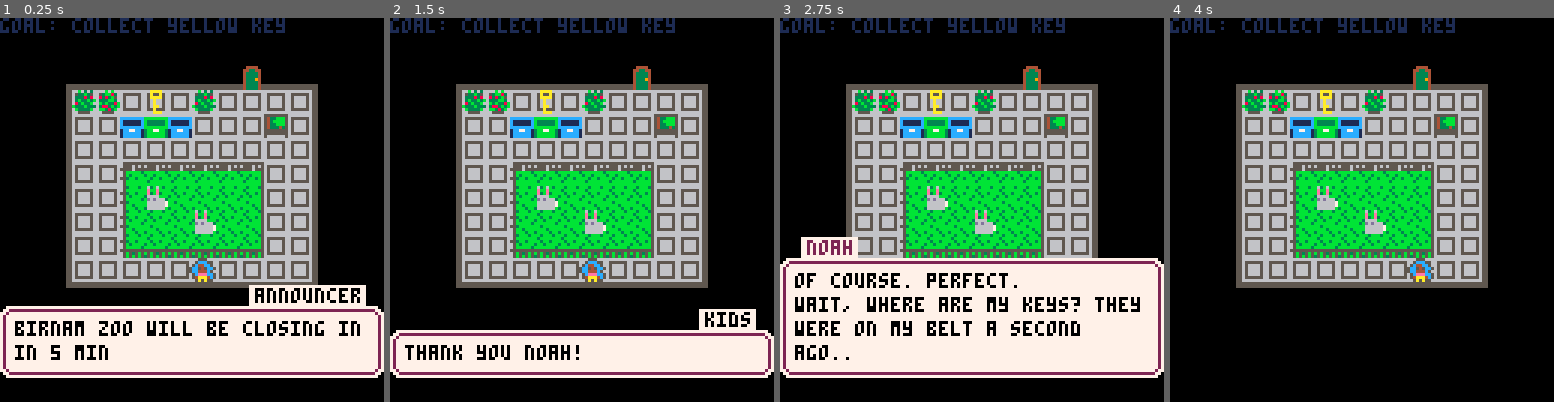
Above: before the commit, frames 1-4 (left to right).
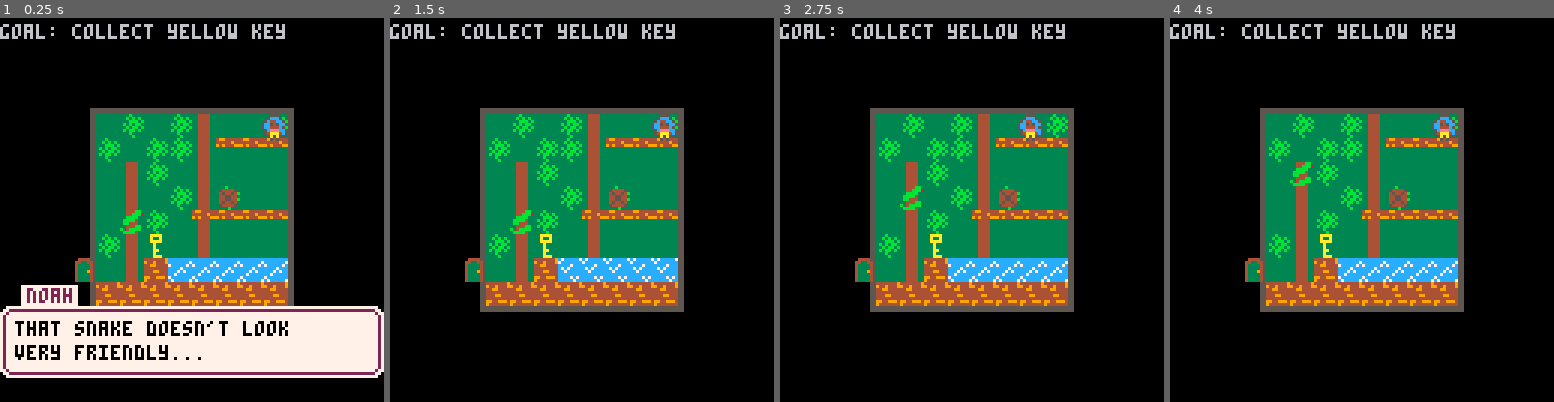
Above: after the commit, the same moments.

Repository: avalkyrie/zoo-game
Game: PICO-8 cartridge zoo.p8
Two runs of this game, one before a commit and one after it. Both use one fixed random seed, a clock stepped at 60 frames per second and the inputs below.
Inputs:
- Up to frame 1 (0.25 s): no input
- Up to frame 2 (1.5 s): tap O (Z key) at 0.33, 0.7, 1.43 s; tap X (X key) at 1.07 s
- Up to frame 3 (2.75 s): hold Left 1.97-2.37 s; tap X (X key) at 2.07, 2.4, 2.73 s; tap O (Z key) at 2.22 s; hold Down from 2.42 s (still down)
- Up to frame 4 (4 s): release Down at 2.82 s; hold Right 2.87-3.53 s; tap X (X key) at 3.07, 3.4, 3.73 s; tap O (Z key) at 3.1, 3.98 s; hold Up from 3.58 s (still down)

The runs differ from the first frame. In frame 1, 40% of the frame differs, in the area x 0-96%, y 0-90%; in frame 2, 50%; in frame 3, 59%, in the area x 0-100%, y 0-94%; in frame 4, 38%.

Commit message:
Align the goal string with the oxygen meter.

Diff:
--- a/zoo.p8
+++ b/zoo.p8
@@ -12,7 +12,7 @@
 keyitemphase = "keyitem"
 gamephase = "game"
 
-state={menu=game,lvl=1,phase=introphase}
+state={menu=game,lvl=6,phase=introphase}
 
 maprect = {} -- x, y, width, height, xdrawoffset, ydrawoffset
 
@@ -239,7 +239,7 @@
 		player.goal = "goal: collect yellow key"
 	elseif (state.lvl == 7) then
 		-- aquarium 1 - new
-		maprect = {40, 0, 6, 11, 5, 2}
+		maprect = {40, 0, 6, 11, 5, 3}
 		player.x = 5
 		player.y = 1
 		player.oxygen = 6
@@ -726,8 +726,7 @@
 	-- oxygen meter
 	if (player.oxygen > -1) then
 		for i=0, player.oxygen-1 do
-			spr(230+i, 8*(15+i-6),0)
-			--sprgrid(230+i, maprect[3]+maprect[5]-6+i, maprect[4]+1)
+			spr(230+i, 8*(10+i),0)
 		end
 	end
 
@@ -740,10 +739,10 @@
 	-- ui
 	if (player.goalneededcount > 0) then
 		local goalstring = player.goal .. player.goalcount .. "/" .. player.goalneededcount
-		print(goalstring, 0, 1)
-		spr(player.goalsprite, #goalstring * textwidth + 2, 0)
+		print(goalstring, 0, 2, 6)
+		spr(player.goalsprite, #goalstring * textwidth + 2, 1)
 	elseif (player.goal) then
-		print (player.goal, 1)
+		print (player.goal, 0, 2, 6)
 	end
 
 	-- dialog
